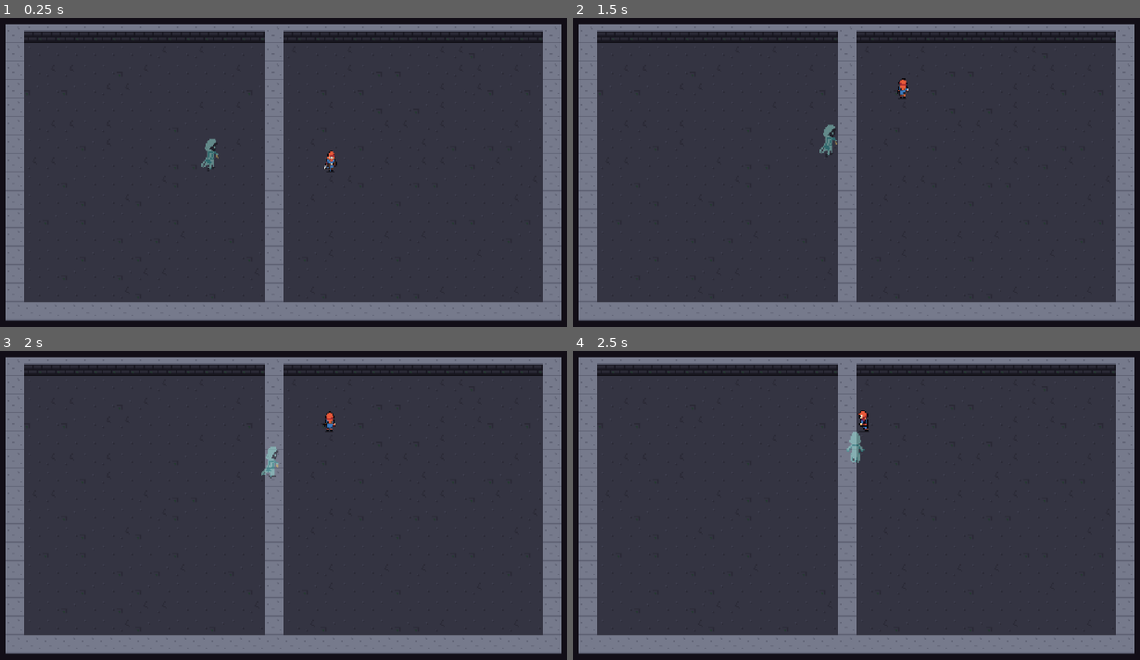
Above: before the commit, frames 1-4 (two rows, left to right).
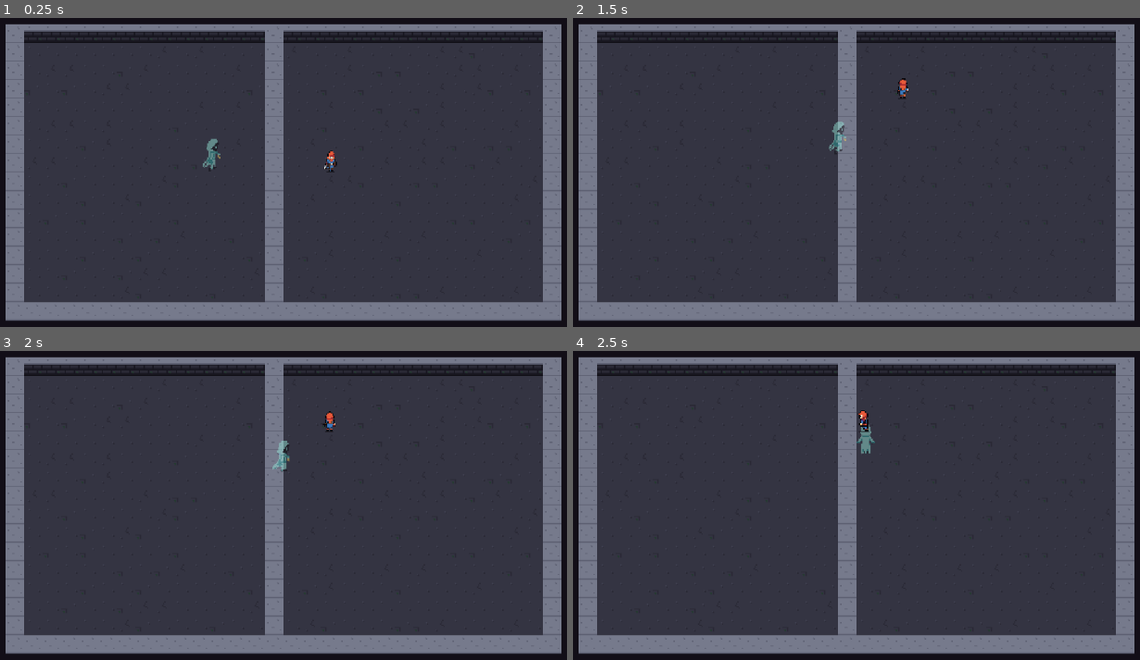
Above: after the commit, the same moments.

Repository: arturan2101/diplome_game
Game: Godot game, scene res://tests/manual/ghost_preview.tscn
The game is run twice, just before and just after one commit, with the same random seed, the same clock (stepped at 60 frames per second) and the same inputs. This scene is started directly instead of the project's main scene.
Inputs (mouse positions are in pixels of both pictures, inside the frame that each line leads up to):
- Up to frame 1 (0.25 s): no input
- Up to frame 2 (1.5 s): tap Enter (ui_accept) at 0.5, 0.77 s; move the mouse to (816, 255) at 0.52 s; hold W (move_up) 0.53-1.25 s; hold J (attack) 0.53-1.25 s; click (816, 255) at 0.67 s; drag from (1077, 234) to (822, 153) at 1.27 s
- Up to frame 3 (2 s): no input
- Up to frame 4 (2.5 s): move the mouse to (635, 443) at 2.02 s; hold A (move_left) from 2.03 s (still down); tap U (spell_1) at 2.1 s

The runs differ from the first frame. In frame 1, 0.1% of the frame differs, in the area x 35-39%, y 38-50%; in frame 2, 0.3%; in frame 3, 0.3%, in the area x 46-52%, y 29-42%; in frame 4, 0.3%.

Commit message:
Ghost balance: touch 13, HP 30, speed 40, windup 0.5 s
It dealt 0.1-0.6 damage per danger cost in the bot series (others 0.4-3.7).

Co-Authored-By: Claude Opus 5.5 <noreply@anthropic.com>

Diff:
--- a/actors/enemies/ghost.tres
+++ b/actors/enemies/ghost.tres
@@ -12,11 +12,11 @@
 sprite_frames = ExtResource("2")
 body_radius = 6.0
 danger_cost = 3
-max_hp = 26
-move_speed = 34.0
+max_hp = 30
+move_speed = 40.0
 detection_range = 220.0
 attack_range = 18.0
-windup = 0.55
+windup = 0.5
 recovery = 0.7
 weapon = ExtResource("3")
 scene = ExtResource("4")
--- a/actors/enemies/ghost_touch.tres
+++ b/actors/enemies/ghost_touch.tres
@@ -6,7 +6,7 @@
 
 [sub_resource type="Resource" id="touch"]
 script = ExtResource("1")
-damage = 9
+damage = 13
 reach = 22.0
 arc_degrees = 140.0
 recovery = 0.0
